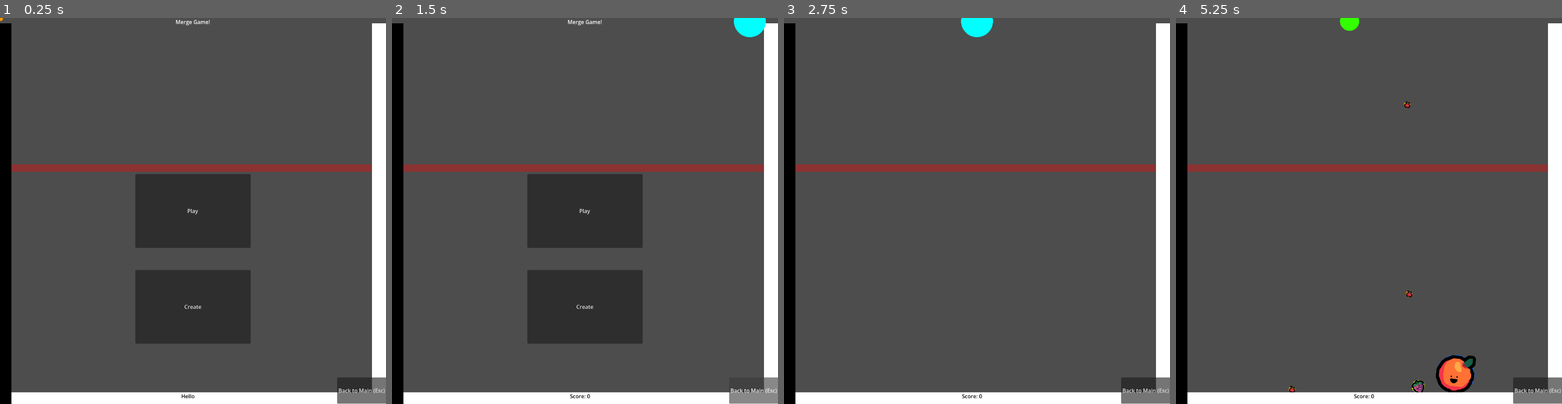
Above: before the commit, frames 1-4 (left to right).
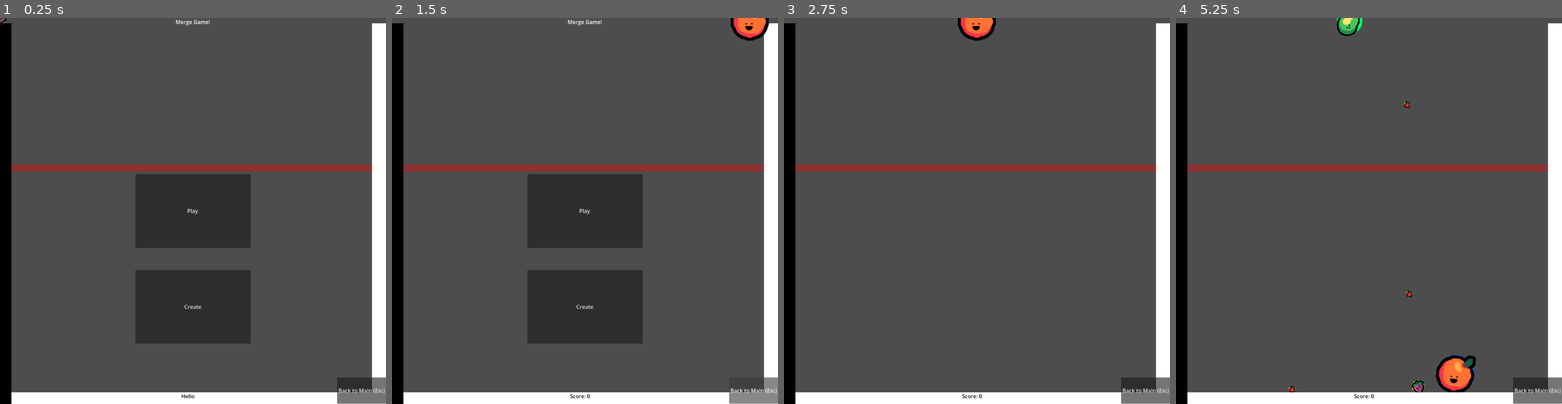
Above: after the commit, the same moments.

Repository: tkscs/project-4-make-a-game-unsteadyapp
Game: Godot game, scene res://main.tscn
The game is run twice, just before and just after one commit, with the same random seed, the same clock (stepped at 60 frames per second) and the same inputs.
Inputs (mouse positions are in pixels of both pictures, inside the frame that each line leads up to):
- Up to frame 1 (0.25 s): no input
- Up to frame 2 (1.5 s): click "Play" at 0.5 s; click "Back to Main (Esc)" at 1.25 s
- Up to frame 3 (2.75 s): click "Play" at 2 s
- Up to frame 4 (5.25 s): tap Enter at 2.75 s; move the mouse to (1453, 191) at 2.77 s; press the mouse at (1453, 191) at 2.78 s; move the mouse to (1291, 230) at 3.52 s; release the mouse at (1291, 230) at 3.53 s; click (1291, 230) at 3.6 s; move the mouse to (1407, 126) at 4.27 s; press the mouse at (1407, 126) at 4.28 s; move the mouse to (1349, 288) at 5.02 s; release the mouse at (1349, 288) at 5.03 s; click (1349, 288) at 5.1 s

The runs differ from the first frame. In frame 1, less than 0.1% of the frame differs, in the area x 0-2%, y 0-2%; in frame 2, 0.5%, in the area x 87-98%, y 0-6%; in frame 3, 0.5%; in frame 4, 0.3%.

Commit message:
cache current state

Diff:
--- a/dropper.gd
+++ b/dropper.gd
@@ -11,7 +11,7 @@
 	var rndm = RandomNumberGenerator.new()
 	var weighted = PackedFloat32Array([100,50,25,12,6,3])
 	var toTry = rndm.rand_weighted(weighted)
-	levelOfFruit = toTry - 1
+	levelOfFruit = toTry
 	var futuresize = Autoload.ogsize
 	for i in randi_range(1,toTry):
 		futuresize = fruitExtra.sizeAlg(futuresize)
@@ -32,7 +32,6 @@
 		if(Autoload.maxSpawnRate > 0):
 			if(Input.is_action_pressed("click") and cooldown < 0):
 				spawnFruit()
-
 func spawnFruit():
 	var fruitIns = fruit_scence.instantiate()
 	#fruitIns.scale = Vector2(2,2)
--- a/dropper.tscn
+++ b/dropper.tscn
@@ -3,6 +3,14 @@
 [ext_resource type="Script" uid="uid://8h4oshh8b32l" path="res://dropper.gd" id="1_6csci"]
 [ext_resource type="PackedScene" uid="uid://crsubt55gephh" path="res://fruit.tscn" id="2_onh84"]
 [ext_resource type="Texture2D" uid="uid://bnfsv0k7adh7n" path="res://fruit.png" id="3_rn7fu"]
+[ext_resource type="Texture2D" uid="uid://gm1hgoymmiqq" path="res://fruits/fruits.png" id="4_xviif"]
+[ext_resource type="Texture2D" uid="uid://bcuof5kj3l7ih" path="res://fruits/fruits copy 3.png" id="5_poryr"]
+[ext_resource type="Texture2D" uid="uid://py7q66c24syl" path="res://fruits/fruits copy 4.png" id="6_d1e62"]
+[ext_resource type="Texture2D" uid="uid://dfwknkwygtcrj" path="res://fruits/fruits copy 7.png" id="7_rjkfu"]
+[ext_resource type="Texture2D" uid="uid://d0ap01utr8g0r" path="res://fruits/fruits copy 6.png" id="8_jpeha"]
+[ext_resource type="Texture2D" uid="uid://u7vdh4kbulq4" path="res://fruits/fruits copy 5.png" id="9_wu1og"]
+[ext_resource type="Texture2D" uid="uid://bnacg14f3d8yx" path="res://fruits/fruits copy 2.png" id="10_boljg"]
+[ext_resource type="Texture2D" uid="uid://ce0mn2crq5jjt" path="res://fruits/fruits copy.png" id="11_8i5o1"]
 
 [node name="dropper" type="Node2D" unique_id=1716786120]
 script = ExtResource("1_6csci")
@@ -11,3 +19,50 @@
 [node name="Visual" type="Sprite2D" parent="." unique_id=1835208357]
 scale = Vector2(0.17333335, 0.17333332)
 texture = ExtResource("3_rn7fu")
+
+[node name="Fruits1" type="Sprite2D" parent="Visual" unique_id=758872193]
+position = Vector2(5.7692275, 17.307703)
+scale = Vector2(0.9783095, 0.9783098)
+texture = ExtResource("4_xviif")
+
+[node name="Fruits2" type="Sprite2D" parent="Visual" unique_id=2146616728]
+visible = false
+position = Vector2(0.07965469, 10.644508)
+scale = Vector2(0.8285212, 0.82852155)
+texture = ExtResource("5_poryr")
+
+[node name="Fruits3" type="Sprite2D" parent="Visual" unique_id=650900709]
+visible = false
+position = Vector2(0.12654501, 5.5456095)
+scale = Vector2(0.78417224, 0.7841725)
+texture = ExtResource("6_d1e62")
+
+[node name="Fruits4" type="Sprite2D" parent="Visual" unique_id=339602025]
+visible = false
+position = Vector2(-7.6293945e-06, -3.8146973e-06)
+scale = Vector2(0.48915476, 0.4891549)
+texture = ExtResource("7_rjkfu")
+
+[node name="Fruits5" type="Sprite2D" parent="Visual" unique_id=1152157043]
+visible = false
+position = Vector2(5.7692413, 0)
+scale = Vector2(0.66051805, 0.6605183)
+texture = ExtResource("8_jpeha")
+
+[node name="Fruits6" type="Sprite2D" parent="Visual" unique_id=502618316]
+visible = false
+position = Vector2(3.9407234, -3.8427048)
+scale = Vector2(0.648943, 0.6489432)
+texture = ExtResource("9_wu1og")
+
+[node name="Fruits7" type="Sprite2D" parent="Visual" unique_id=2122787933]
+visible = false
+position = Vector2(3.0362473, 2.637535)
+scale = Vector2(0.36732695, 0.3673271)
+texture = ExtResource("10_boljg")
+
+[node name="Fruits8" type="Sprite2D" parent="Visual" unique_id=878911244]
+visible = false
+position = Vector2(-5.7692304, 5.7692313)
+scale = Vector2(0.84263515, 0.8426354)
+texture = ExtResource("11_8i5o1")
--- a/fruit.gd
+++ b/fruit.gd
@@ -5,7 +5,7 @@
 #(4piA)/(p^2)
 # Called when the node enters the scene tree for the first time.
 func _ready() -> void:
-	fruitLevel = fruitExtra.resize(self,fruitLevel,false)
+	fruitLevel = fruitExtra.resize(self,fruitLevel - 1,false)
 	gravity_scale = Autoload.gravity
 	#var childref = $Visual.get_child(fruitLevel) as Sprite2D
 	#var texture = childref.texture.get_image()
Binary file removed: fruits.png
Not shown, removed: fruits.png.import
